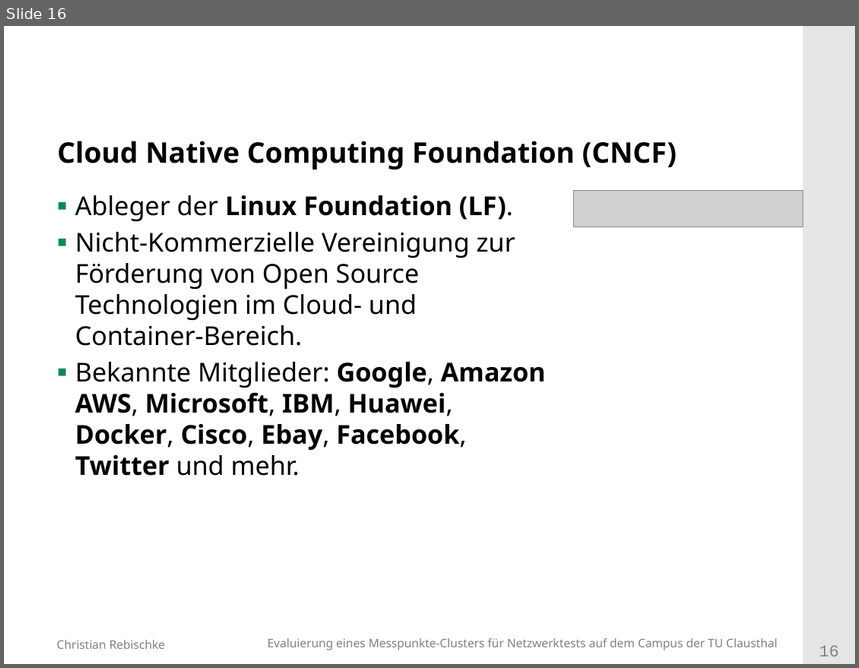
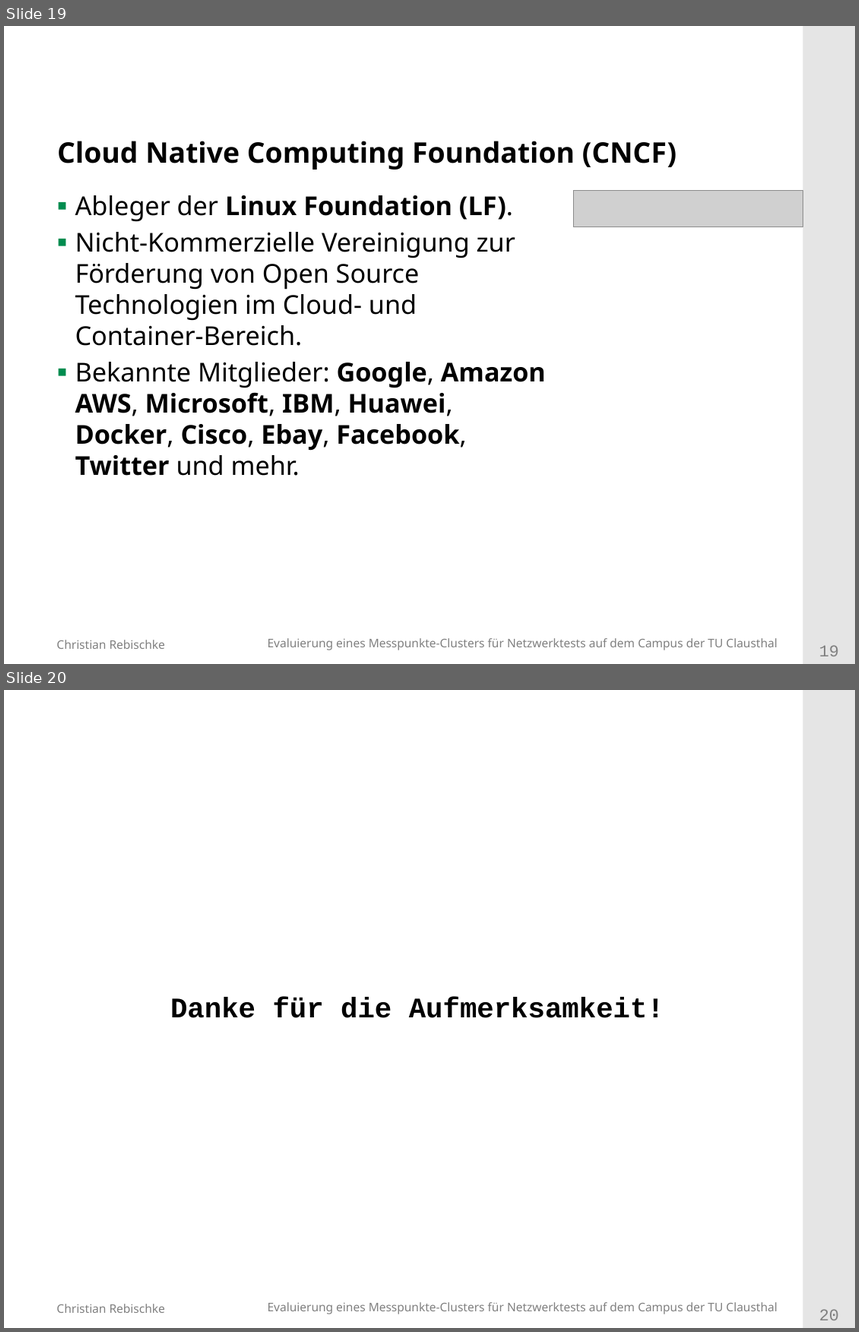
Before and after one commit to shibumi/bachelor-kolloquium, a slide deck: vortrag.odp. Shown one above the other, each under a label of ours: slide 16 before the commit, slides 19 and 20 after it. The pictures are 859x668 and 859x1332 pixels, drawn with LibreOffice and Linux fonts; fonts in the diff are those of the drawing; grey boxes stand for pictures; background and template pictures are left out. Boxes give left, top, right and bottom in pixels: in the first picture for what was removed or moved away, otherwise in the second. Text is boxed around its words. In the diff, an @@ line names an element or a change of style, - is before the commit and + after.

```diff
--- a/vortrag.odp
+++ b/vortrag.odp
@@ slide 20 added at box(4, 690, 855, 1328), background #FFFFFF; not listed: 4 template elements that a slide beside it also shows @@
@@ subtitle added at box(170, 997, 664, 1018), 24 pt, text #000000, bold @@
+Danke für die Aufmerksamkeit!
@@ what was slide 16 is now slide 19 @@
@@ page number at box(819, 645, 839, 657): text changed @@
-16
+19
```
Also in this commit, not shown: 6 slides changed, 3 other slides added.
